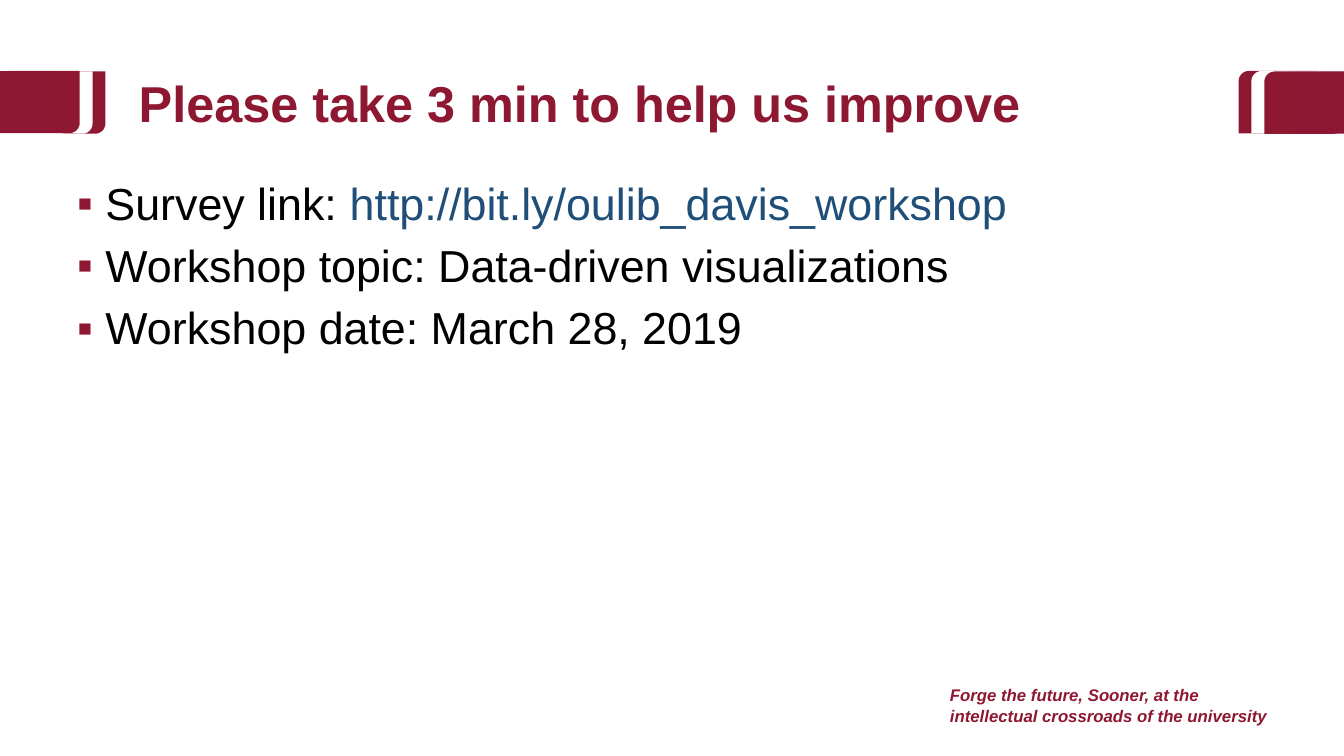
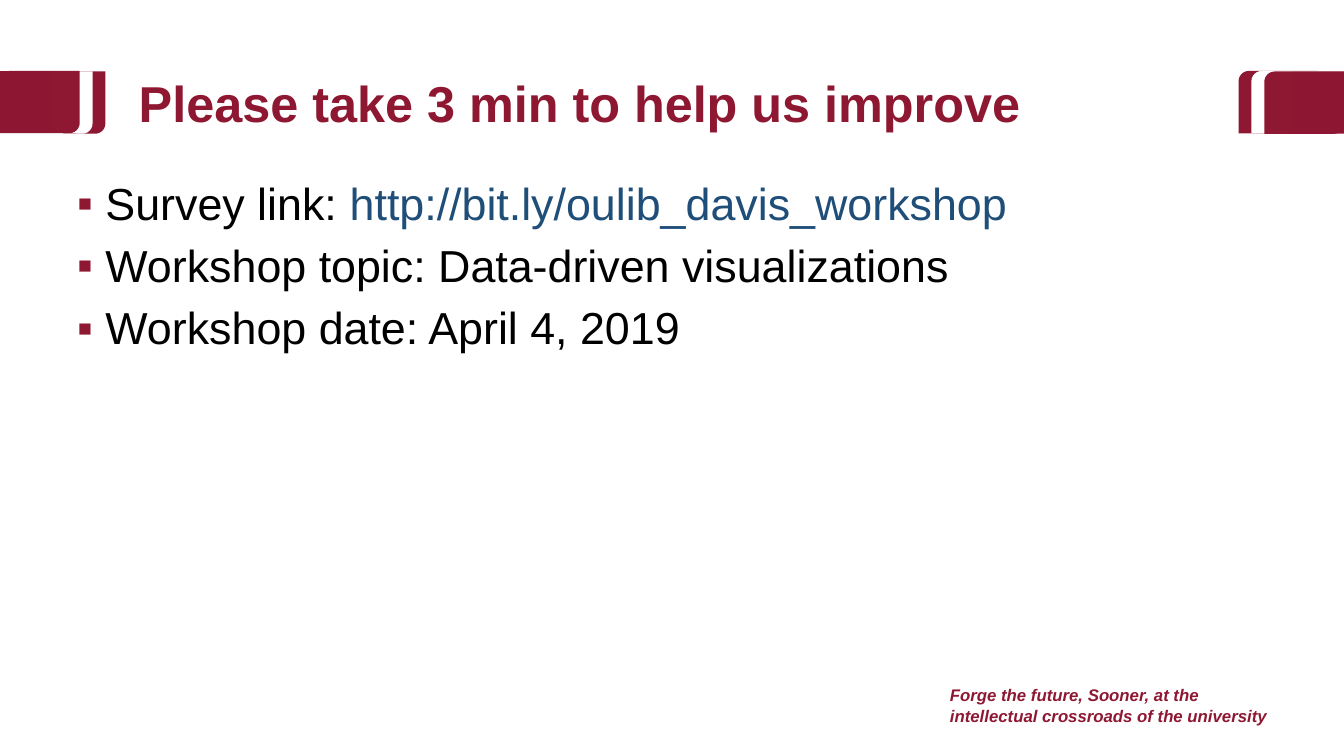
Before and after one commit to baeolophus/2025_data_viz_research, a slide deck: slide 62 of activities.pptx (slide 57 before the commit). Drawn at 1344x756 pixels with LibreOffice and Linux fonts; fonts in the diff are those of the drawing; background and template pictures are left out. Boxes give left, top, right and bottom in pixels: in the first picture for what was removed or moved away, otherwise in the second. Text is boxed around its words. In the diff, an @@ line names an element or a change of style, - is before the commit and + after.

```diff
--- a/activities.pptx
+++ b/activities.pptx
@@ text at [105, 311, 680, 353]: text changed @@
-▪ Workshop date: March 28, 2019
+▪ Workshop date: April 4, 2019
```
Also in this commit, not shown: 5 other slides changed, 5 slides added.
